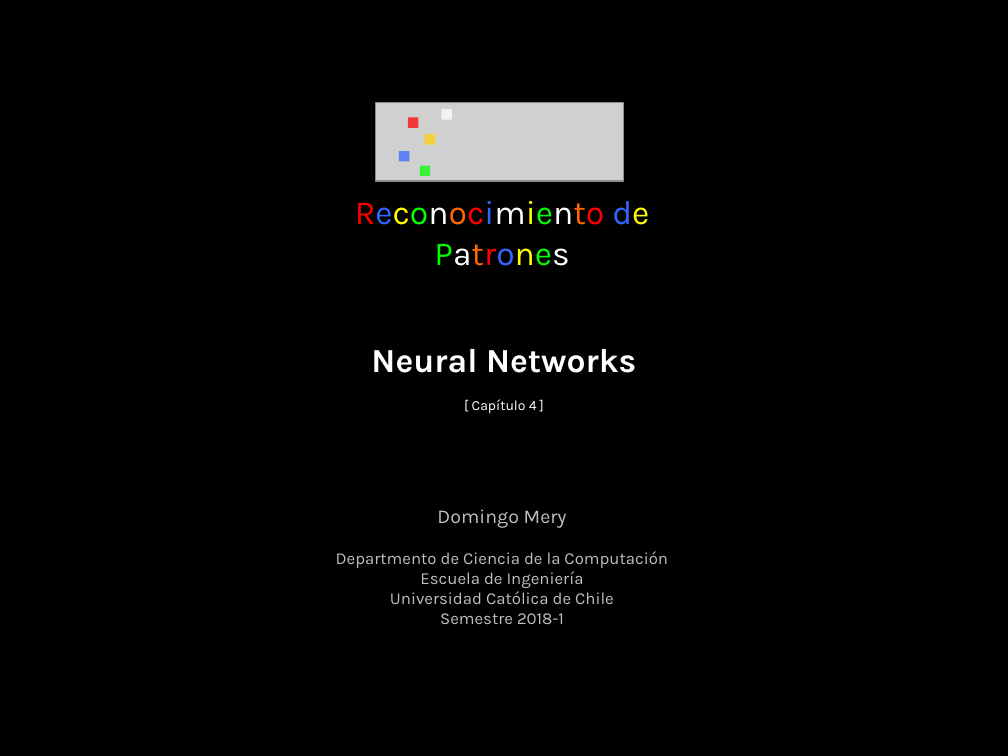
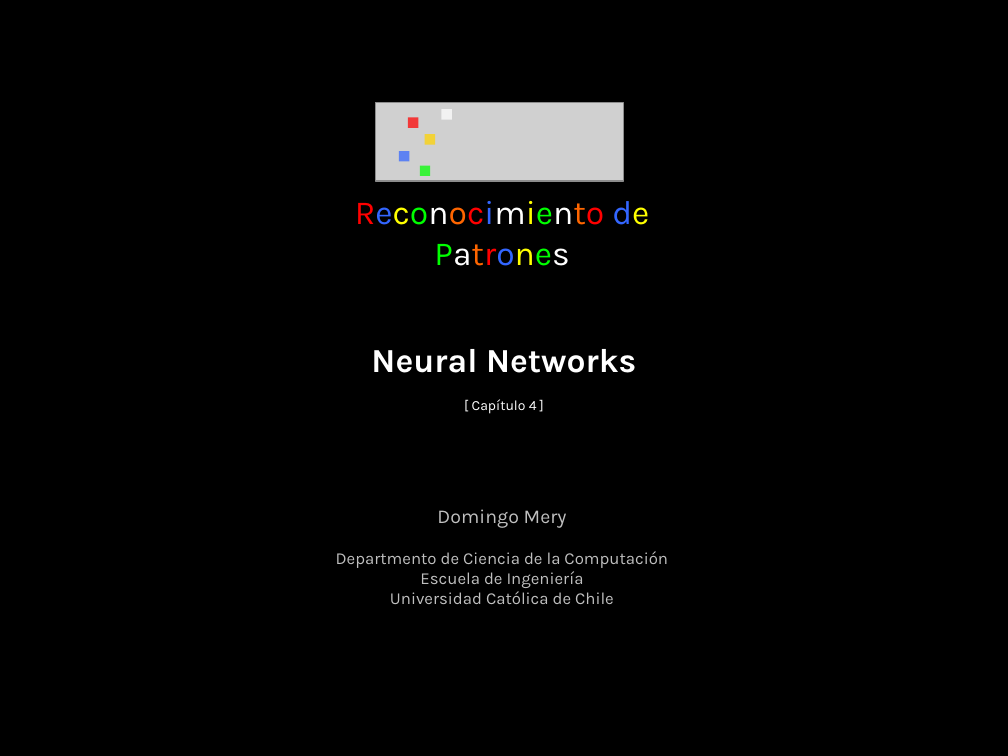
Before and after one commit to domingomery/patrones, a slide deck: slide 1 of clases/Cap04_Clasificacion/presentations/PAT04_NeuralNetworks.pptx. Drawn at 1008x756 pixels with LibreOffice and Linux fonts; fonts in the diff are those of the drawing; grey boxes stand for pictures. Boxes give left, top, right and bottom in pixels: in the first picture for what was removed or moved away, otherwise in the second. Text is boxed around its words. In the diff, an @@ line names an element or a change of style, - is before the commit and + after.

```diff
--- a/clases/Cap04_Clasificacion/presentations/PAT04_NeuralNetworks.pptx
+++ b/clases/Cap04_Clasificacion/presentations/PAT04_NeuralNetworks.pptx
@@ text at [440, 613, 564, 624]: paragraph removed @@
-Semestre 2018-1
```
Also in this commit, not shown: 15 other files.
